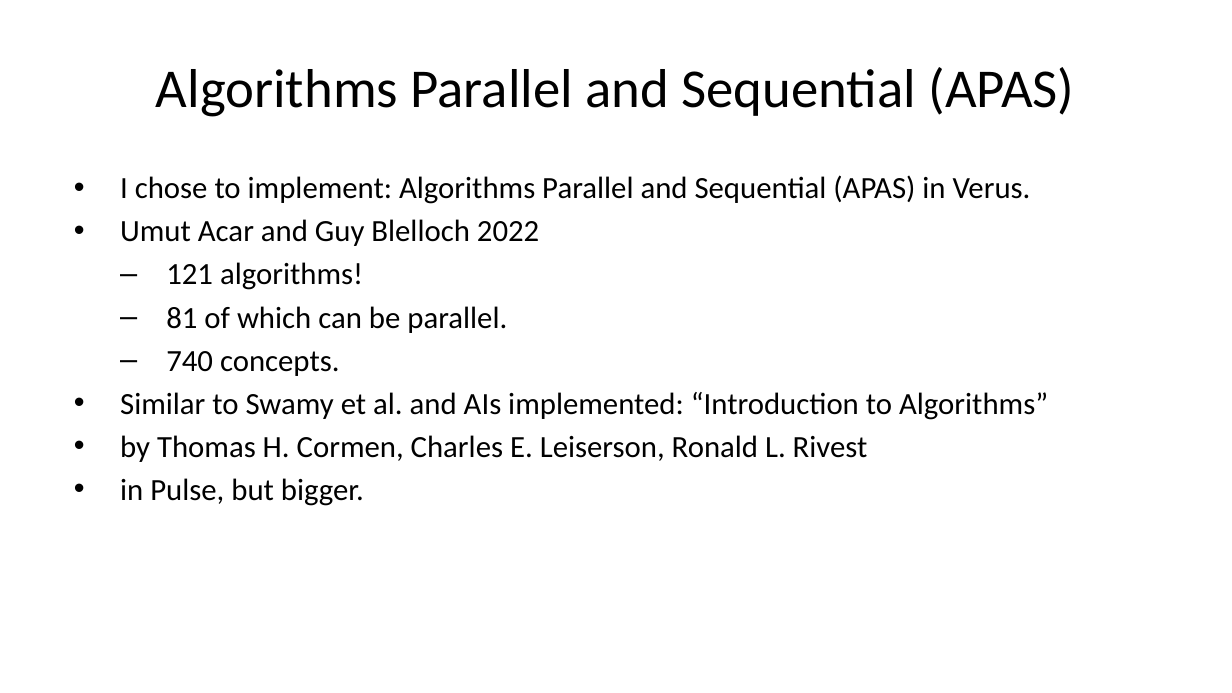
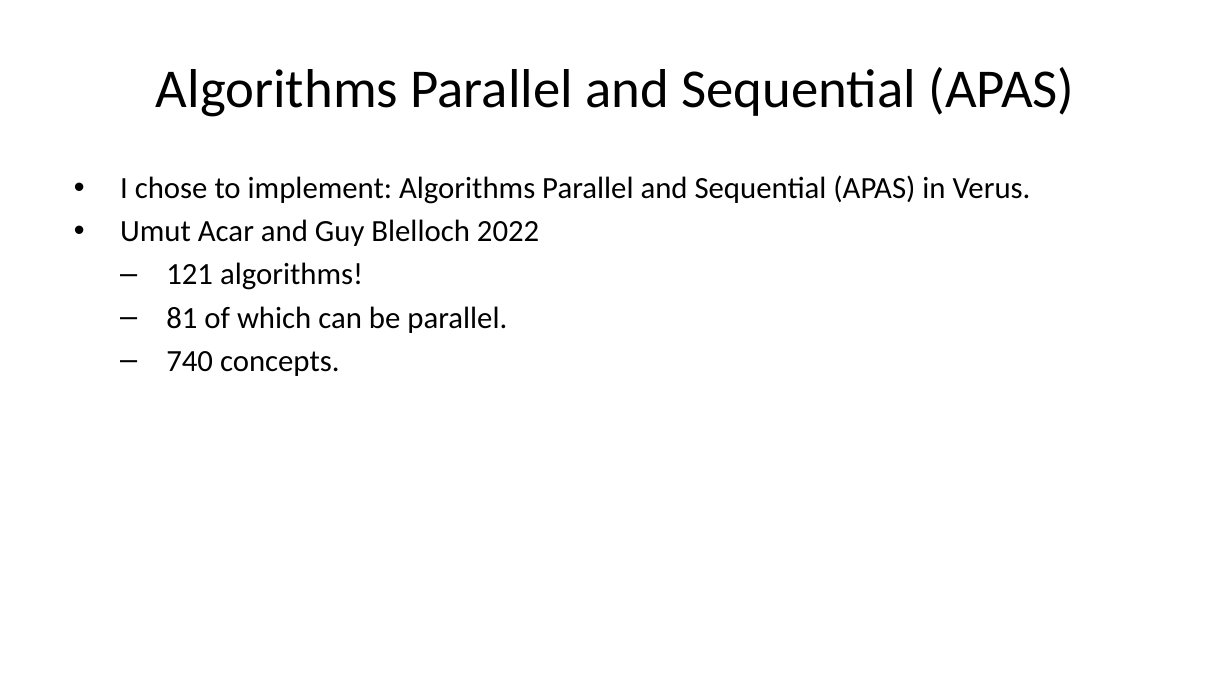
Before and after one commit to briangmilnes/APAS-VERUS, a slide deck: slide 6 of lectures/slidesMSR.pptx. Drawn at 1232x693 pixels with LibreOffice and Linux fonts; fonts in the diff are those of the drawing. Boxes give left, top, right and bottom in pixels: in the first picture for what was removed or moved away, otherwise in the second. Text is boxed around its words. In the diff, an @@ line names an element or a change of style, - is before the commit and + after.

```diff
--- a/lectures/slidesMSR.pptx
+++ b/lectures/slidesMSR.pptx
@@ text at (x1=120, y1=392, x2=1048, y2=506): paragraphs removed @@
-• Similar to Swamy et al. and AIs implemented: “Introduction to Algorithms”
-• by Thomas H. Cormen, Charles E. Leiserson, Ronald L. Rivest
-• in Pulse, but bigger.
```
Also in this commit, not shown: 10 other slides changed, 3 slides added, 1 slide removed, 3 other files.
